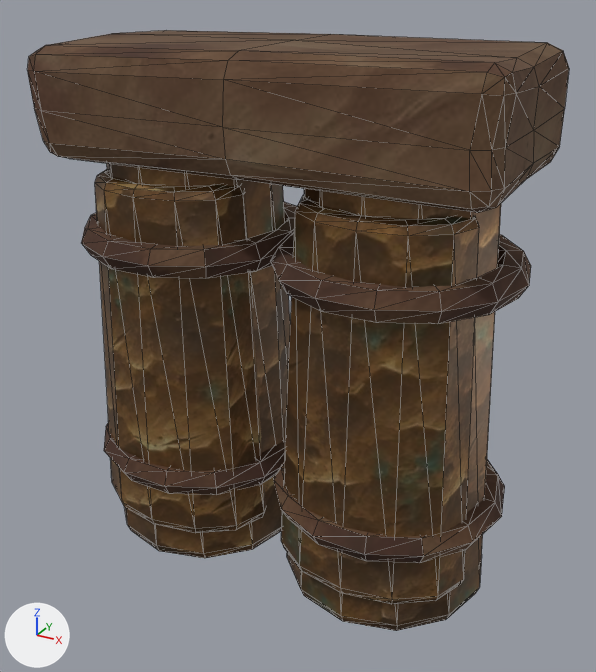
An edit to the glTF model assets/models/items/greaves_bronze.glb, drawn before and after from the same camera.
Rendered twice from a camera (50 mm lens) standing at (0.286, -0.512, 0.444) and looking at (0.006, -0.003, 0.19). The axes (+X, +Y, +Z) are drawn at lower left. The lights are the same throughout. The older version comes first. Mesh edges are drawn as thin lines. Vertices at exactly the same position are counted once.

Objects in the first picture: 'model'.
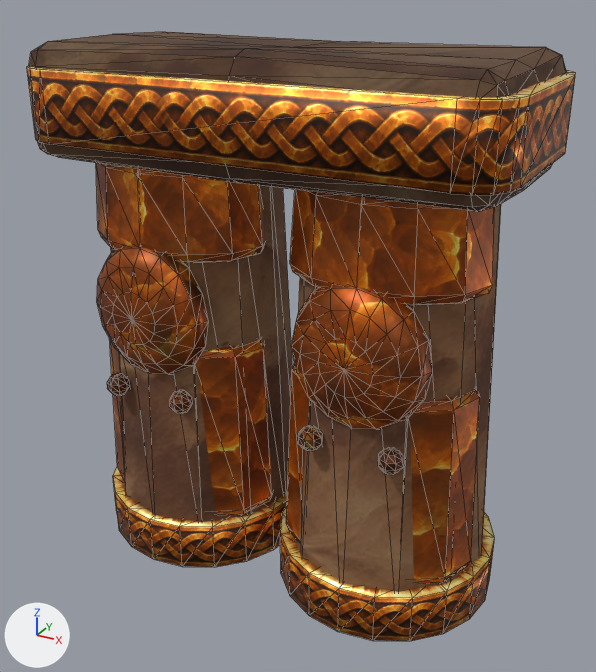
Boxes (x1, y1, x2, y2) around the edits, measured in the pictures (596 x 672 px):
'model', reshaped
    before: (27, 30, 569, 631)
    after: (27, 32, 576, 641)
part 1 of me_torus_003, added (brown)
    after: (378, 447, 403, 475)
part 2 of me_torus_003, added
    after: (107, 373, 130, 396)
part 3 of me_torus_003, added (brown)
    after: (169, 390, 192, 414)
part 4 of me_torus_003, added (brown)
    after: (298, 425, 322, 451)
part 5 of me_torus_003, rebuilt
    before: (27, 30, 569, 213)
    after: (29, 32, 567, 212)
part 6 of me_torus_003, rebuilt
    before: (281, 195, 479, 604)
    after: (286, 364, 480, 583)
part 7 of me_torus_003, rebuilt
    before: (95, 169, 266, 533)
    after: (110, 339, 273, 515)
part 8 of me_torus_003, added (brown)
    after: (97, 245, 208, 374)
part 9 of me_torus_003, added (brown)
    after: (291, 284, 432, 429)
part 10 of me_torus_003, added (brown)
    after: (27, 66, 576, 195)
part 11 of me_torus_003, added (brown)
    after: (96, 163, 266, 263)
part 12 of me_torus_003, added (brown)
    after: (290, 190, 494, 305)
part 13 of me_torus_003, deleted (brown)
    before: (104, 424, 285, 495)
part 14 of me_torus_003, deleted (brown)
    before: (273, 460, 505, 563)
part 15 of me_torus_003, deleted (brown)
    before: (81, 202, 531, 324)
part 16 of me_torus_003, added (brown)
    after: (113, 466, 495, 641)
part 17 of me_torus_003, recoloured
    before: (107, 163, 501, 631)
    after: (111, 186, 501, 592)

The change, as a list of edits to the scene's bpy script:
```text
Add mat_leather_b:
    mat_leather_b = principled_material('leather_b')
    mat_leather_b.texture = img_leather_b
    mat_leather_b.roughness = 0.9
Change me_torus_003:
    remove me_torus_003.from_pydata(...)  # 722 vertices, 1424 faces; spans x -0.175..0.175, y -0.088..0.088, z 0.0..0.404
    add me_torus_003.from_pydata(...)  # 1132 vertices, 2216 faces; spans x -0.176..0.176, y -0.086..0.086, z 0.0..0.402
    me_torus_003 part 1: a new loose piece, a UV sphere (8 segments, 5 rings, poles along z) spanning x 0.106..0.124, y -0.083..-0.065, z 0.141..0.159, in mat_bronzeplate_dark (picture img_bronzeplate_dark)
    me_torus_003 part 2: a new loose piece, a UV sphere (8 segments, 5 rings, poles along z) spanning x -0.124..-0.106, y -0.083..-0.065, z 0.141..0.159, in mat_bronzeplate_dark (picture img_bronzeplate_dark)
    me_torus_003 part 3: a new loose piece, a UV sphere (8 segments, 5 rings, poles along z) spanning x -0.064..-0.046, y -0.083..-0.065, z 0.141..0.159, in mat_bronzeplate_dark (picture img_bronzeplate_dark)
    me_torus_003 part 4: a new loose piece, a UV sphere (8 segments, 5 rings, poles along z) spanning x 0.046..0.064, y -0.083..-0.065, z 0.141..0.159, in mat_bronzeplate_dark (picture img_bronzeplate_dark)
    me_torus_003 part 5: the loose piece of 98 vertices spanning x -0.173..0.17, y -0.082..0.083, z 0.32..0.404 is rebuilt with 98 vertices and now spans x -0.172..0.17, y -0.082..0.082, z 0.317..0.402
    me_torus_003 part 6: the loose piece of 72 vertices spanning x 0.01..0.16, y -0.082..0.022, z 0.03..0.31 is rebuilt with 72 vertices and now spans x 0.009..0.161, y -0.073..0.033, z 0.04..0.19, in mat_bronzeplate_a (picture img_bronzeplate_a)
    me_torus_003 part 7: the loose piece of 72 vertices spanning x -0.16..-0.01, y -0.082..0.022, z 0.03..0.31 is rebuilt with 72 vertices and now spans x -0.161..-0.009, y -0.073..0.033, z 0.04..0.19, in mat_bronzeplate_a (picture img_bronzeplate_a)
    me_torus_003 part 8: a new loose piece of 114 vertices spanning x -0.135..-0.035, y -0.086..-0.062, z 0.161..0.269, in mat_bronzeplate_c (picture img_bronzeplate_c)
    me_torus_003 part 9: a new loose piece of 114 vertices spanning x 0.035..0.135, y -0.086..-0.062, z 0.161..0.269, in mat_bronzeplate_c (picture img_bronzeplate_c)
    me_torus_003 part 10: a new loose piece of 80 vertices spanning x -0.176..0.176, y -0.086..0.086, z 0.335..0.385, in mat_bronzeknot_a (picture img_bronzeknot_a)
    me_torus_003 part 11: a new loose piece of 72 vertices spanning x -0.156..-0.014, y -0.07..0.03, z 0.255..0.325, in mat_bronzeplate_b (picture img_bronzeplate_b)
    me_torus_003 part 12: a new loose piece of 72 vertices spanning x 0.014..0.156, y -0.07..0.03, z 0.255..0.325, in mat_bronzeplate_b (picture img_bronzeplate_b)
    me_torus_003 part 13: the loose piece of 84 vertices spanning x -0.175..0.005, y -0.088..0.088, z 0.07..0.09 is deleted
    me_torus_003 part 14: the loose piece of 84 vertices spanning x -0.005..0.175, y -0.088..0.088, z 0.07..0.09 is deleted
    me_torus_003 part 15: 168 vertices removed from x -0.175..0.175, y -0.088..0.088, z 0.25..0.27
    me_torus_003 part 16: 158 vertices added at x -0.17..0.17, y -0.085..0.085, z 0.0..0.04
    me_torus_003 part 17: 236 faces spanning x -0.165..0.165, y -0.08..0.08, z 0.0..0.34 switch from mat_bronze_c (picture img_bronze_c) to mat_leather_b (picture img_leather_b)
    add me_torus_003.materials.append(mat_bronzeplate_dark)  # picture img_bronzeplate_dark
    add me_torus_003.materials.append(mat_bronzeknot_a)  # picture img_bronzeknot_a
    add me_torus_003.materials.append(mat_bronzeplate_a)  # picture img_bronzeplate_a
    add me_torus_003.materials.append(mat_bronzeplate_b)  # picture img_bronzeplate_b
    add me_torus_003.materials.append(mat_bronzeplate_c)  # picture img_bronzeplate_c
```
